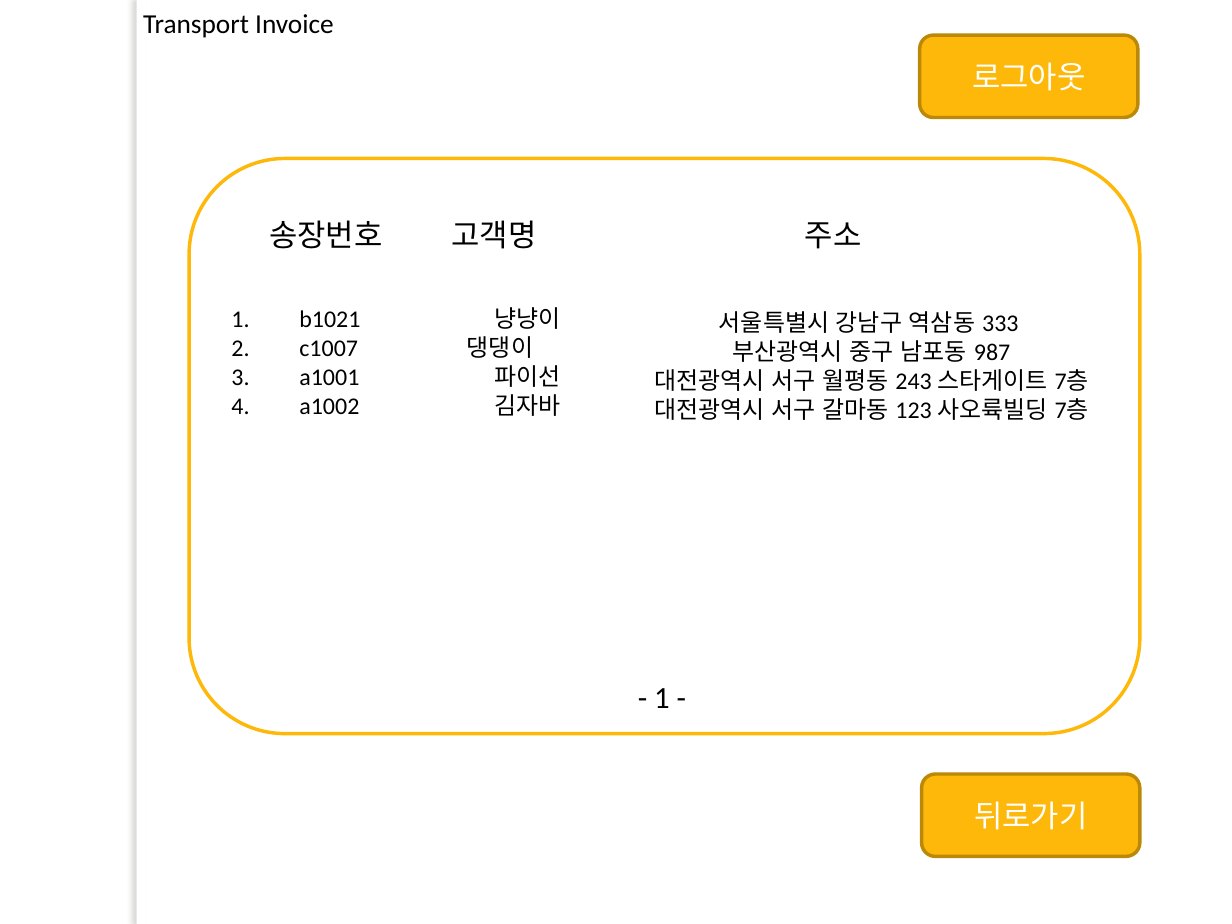
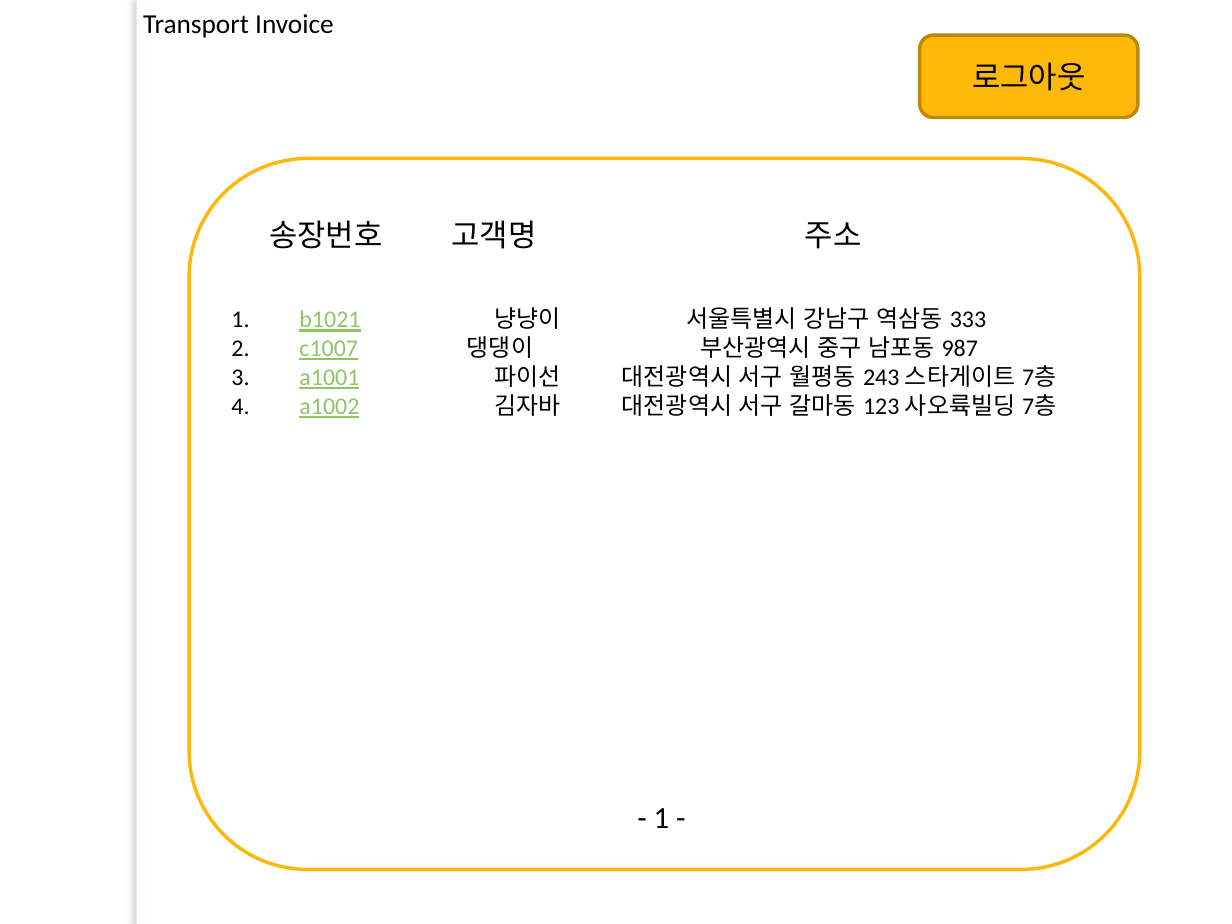
Before and after one commit to lx9203/fulfillmentBlue, a slide deck: slide 8 of 프레젠테이션1.pptx. Drawn at 1232x924 pixels with LibreOffice and Linux fonts; fonts in the diff are those of the drawing; background and template pictures are left out. Boxes give left, top, right and bottom in pixels: in the first picture for what was removed or moved away, otherwise in the second. Text is boxed around its words. In the diff, an @@ line names an element or a change of style, - is before the commit and + after.

```diff
--- a/프레젠테이션1.pptx
+++ b/프레젠테이션1.pptx
@@ rounded rectangle "로그아웃" at <box>920,36,1138,118</box>: text colour #FFFFFF to #000000 @@
@@ rounded rectangle: place and size @@
-rounded rectangle at <box>190,159,1141,734</box>
+rounded rectangle at <box>190,159,1141,870</box>
@@ text "b1021 냥냥이" at <box>299,307,560,416</box>: text colour #000000 to #8DC765, underline on in "b1021", "c1007", "a1001", "a1002" @@
@@ text "서울특별시 강남구 역삼동 333": place and size @@
-text "서울특별시 강남구 역삼동 333" at <box>654,311,1089,420</box>
+text "서울특별시 강남구 역삼동 333" at <box>622,307,1056,416</box>
@@ rounded rectangle removed at <box>922,774,1140,856</box> @@
-뒤로가기
@@ text "- 1 -": place and size @@
-text "- 1 -" at <box>654,688,670,708</box>
+text "- 1 -" at <box>654,808,670,828</box>
```
Also in this commit, not shown: 8 other slides changed.
